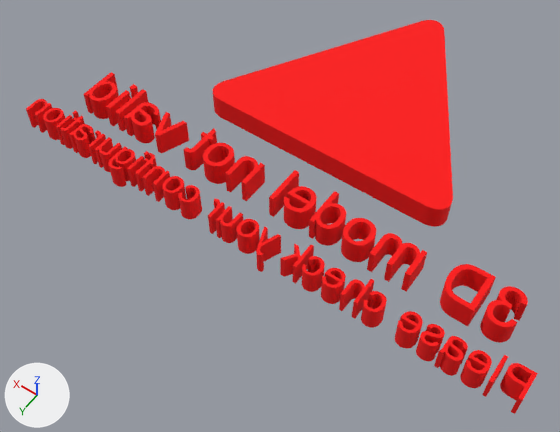
The OBJ model ground/openpilotgcs/src/plugins/modelviewqt3d/models/warning_sign.obj as it was, and as the next commit left it.
One viewpoint serves both versions: a 50 mm camera at (-12.4, 22.7, 26.1) aimed at (0.6, 4.5, -2.6). Every picture has the same lights, and +X, +Y and +Z are marked at lower left. Where no turn or scale is listed for an object, it has been applied to the vertices.

The first picture shows 'warning_sign'.
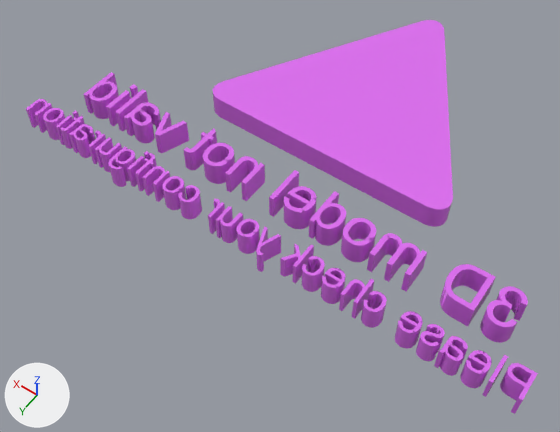
The newer file is also turned or shifted as a whole; pictures and numbers use the older file's frame.

Pixel boxes (x1, y1, x2, y2) of what changed, in the pictures (560 x 432 px):
'warning_sign', recoloured (red to purple)
    both: (26, 20, 538, 414)

Edits to the bpy script that builds the scene:
```text
Change mat_red:
    mat_red.base_color: (1.0, 0.0, 0.0) -> (0.733, 0.153, 0.878)  # red #ff0000 -> purple #de6df1
```
